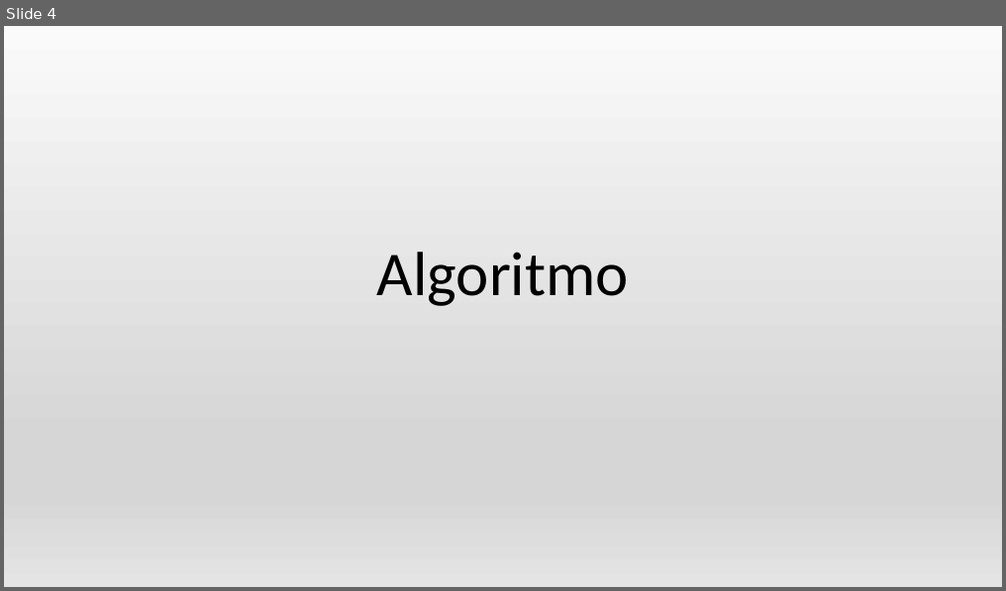
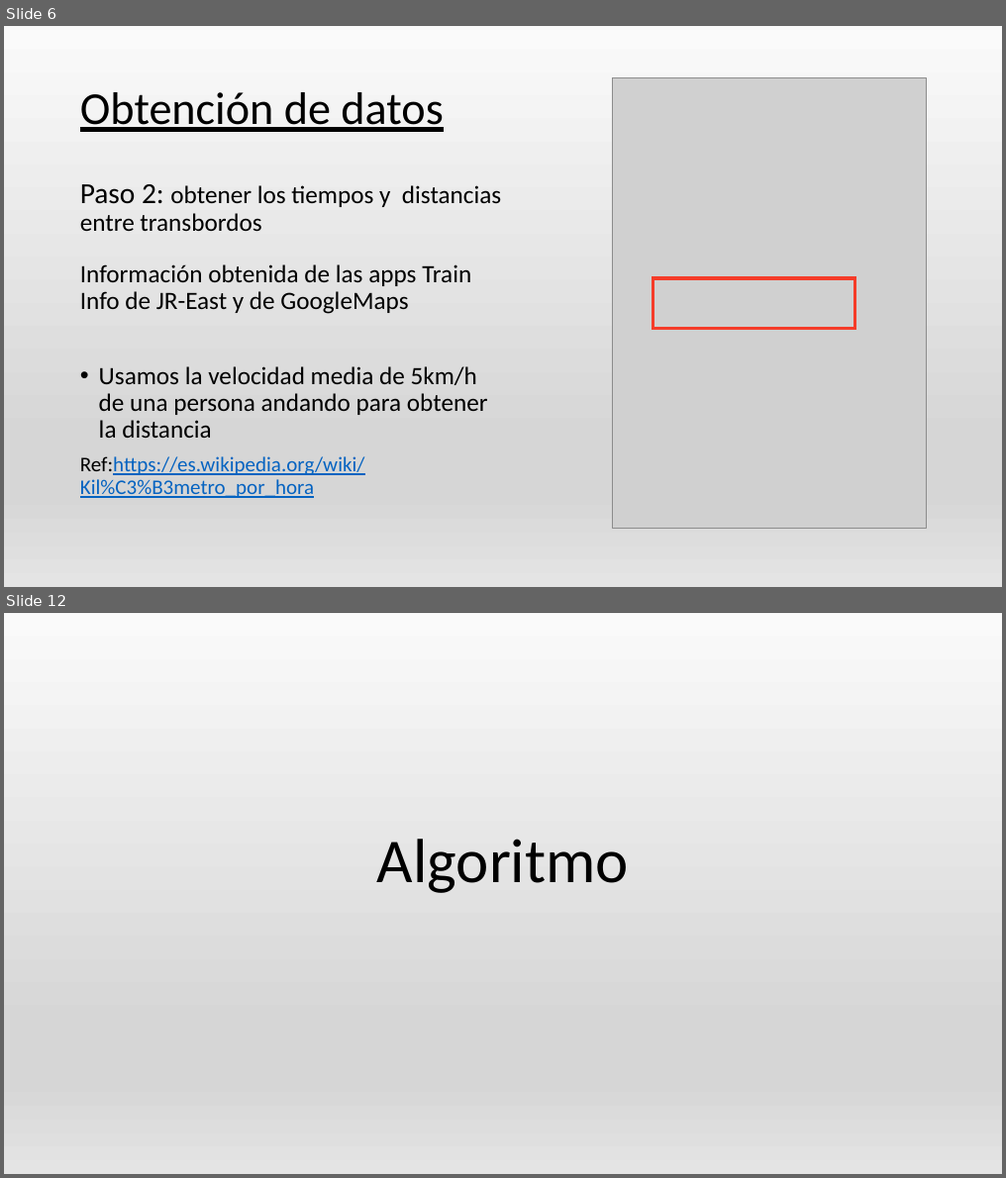
Before and after one commit to AGarciaCast/MetroJapon, a slide deck: PresentacionMetro.pptx. Shown one above the other, each under a label of ours: slide 4 before the commit, slides 6 and 12 after it; the slides between them are not shown. The pictures are 1006x591 and 1006x1178 pixels, drawn with LibreOffice and Linux fonts; fonts in the diff are those of the drawing; grey boxes stand for pictures. Boxes give left, top, right and bottom in pixels: in the first picture for what was removed or moved away, otherwise in the second. Text is boxed around its words. In the diff, an @@ line names an element or a change of style, - is before the commit and + after.

```diff
--- a/PresentacionMetro.pptx
+++ b/PresentacionMetro.pptx
@@ slide 6 added at (x1=4, y1=26, x2=1002, y2=587), background gradient #FAFAFA to #D7D7D7 to #E4E4E4 @@
@@ picture added at (x1=613, y1=78, x2=926, y2=529) @@
@@ title added at (x1=80, y1=92, x2=443, y2=132), 44 pt, text #000000, underline @@
+Obtención de datos
@@ text added at (x1=80, y1=184, x2=501, y2=231), 24 pt, text #000000 @@
+Paso 2: obtener los tiempos y distancias entre transbordos
@@ text added at (x1=80, y1=265, x2=488, y2=498), 24 pt, text #000000 @@
+Información obtenida de las apps Train Info de JR-East y de GoogleMaps
+• Usamos la velocidad media de 5km/h de una persona andando para obtener la distancia
+Ref:https://es.wikipedia.org/wiki/Kil%C3%B3metro_por_hora
@@ rectangle added at (x1=653, y1=278, x2=855, y2=329), outline #F53C29 3 pt @@
@@ what was slide 4 is now slide 12 @@
```
Also in this commit, not shown: 8 slides changed, 10 other slides added, 1 slide removed, 2 other files.
